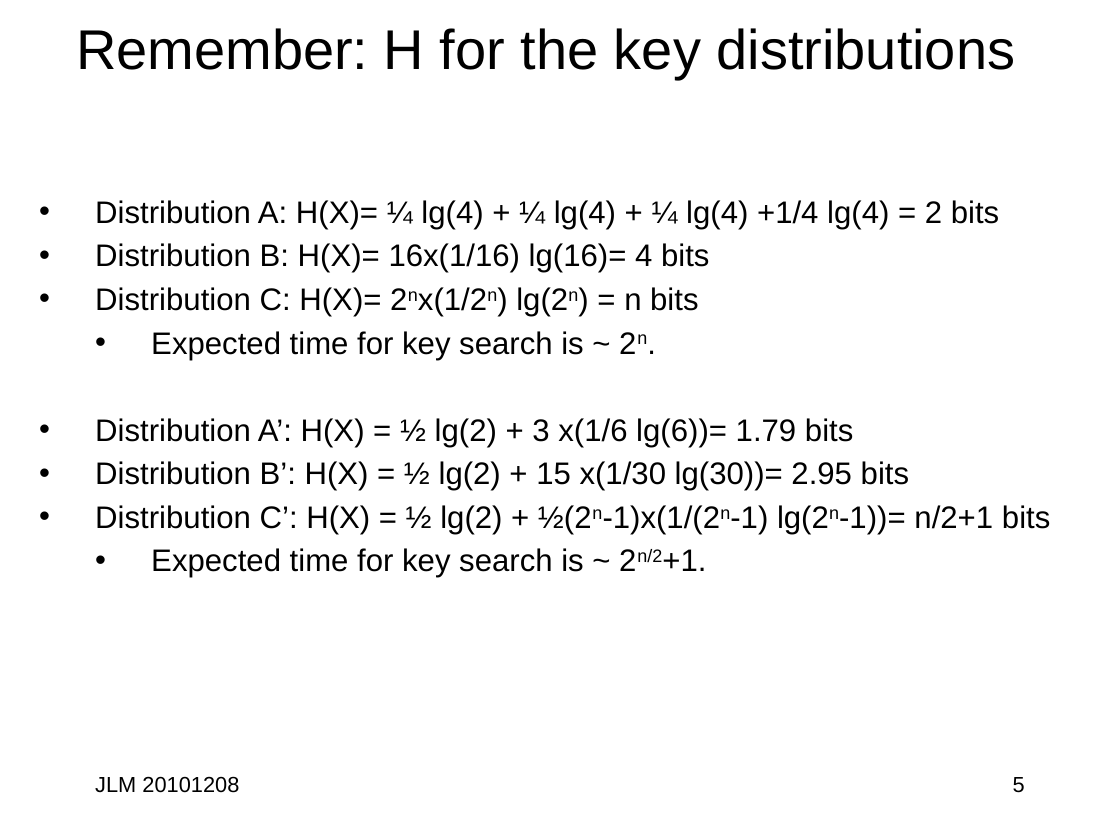
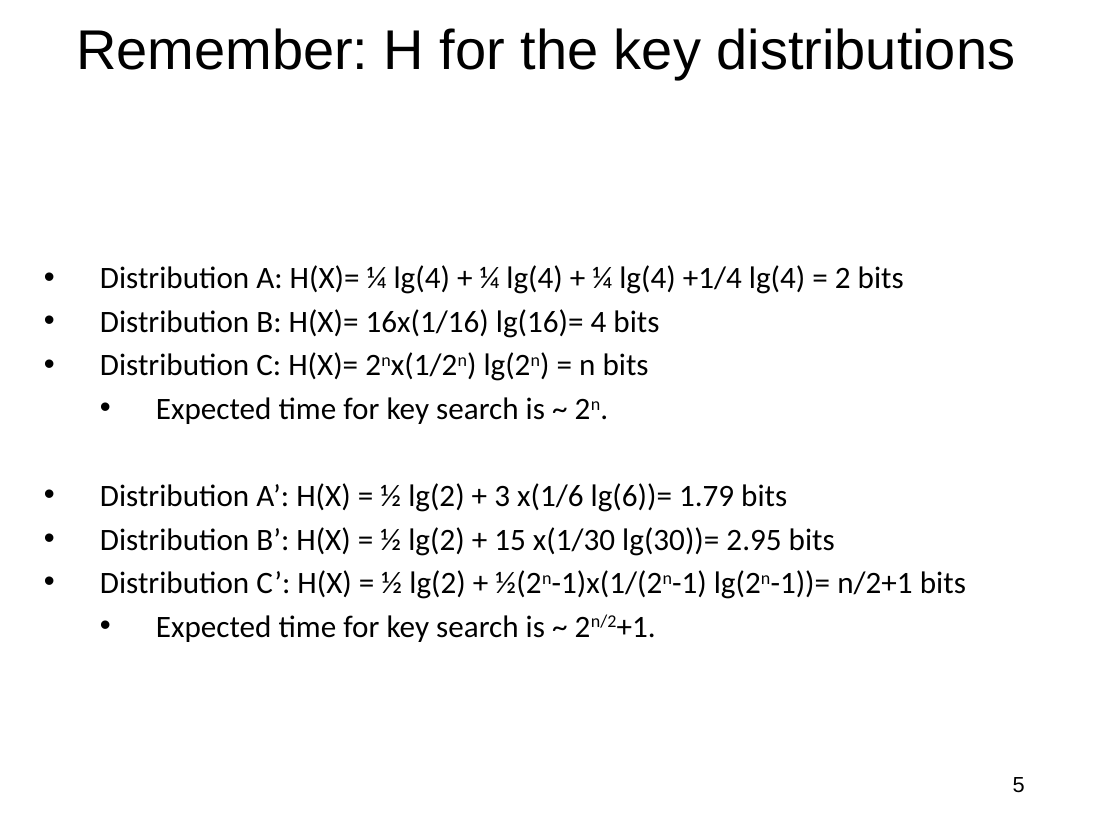
Before and after one commit to jlmucb/class_notes, a slide deck: slide 5 of BerkeleyClass/CS290Spring2013/Lectures/Cryptoclass9.pptx. Drawn at 1120x840 pixels with LibreOffice and Linux fonts; fonts in the diff are those of the drawing. Boxes give left, top, right and bottom in pixels: in the first picture for what was removed or moved away, otherwise in the second. Text is boxed around its words. In the diff, an @@ line names an element or a change of style, - is before the commit and + after.

```diff
--- a/BerkeleyClass/CS290Spring2013/Lectures/Cryptoclass9.pptx
+++ b/BerkeleyClass/CS290Spring2013/Lectures/Cryptoclass9.pptx
@@ text "Distribution A: H(X)= ¼ lg(4) ...": place and size @@
-text "Distribution A: H(X)= ¼ lg(4) ..." at box(95, 200, 1050, 578)
+text "Distribution A: H(X)= ¼ lg(4) ..." at box(100, 265, 966, 642)
@@ text "Distribution A: H(X)= ¼ lg(4) ..." at box(100, 265, 966, 642): font Arial to Calibri @@
@@ text removed at box(95, 776, 239, 793) @@
-JLM 20101208
```
Also in this commit, not shown: 115 other slides changed, 1 other file.
